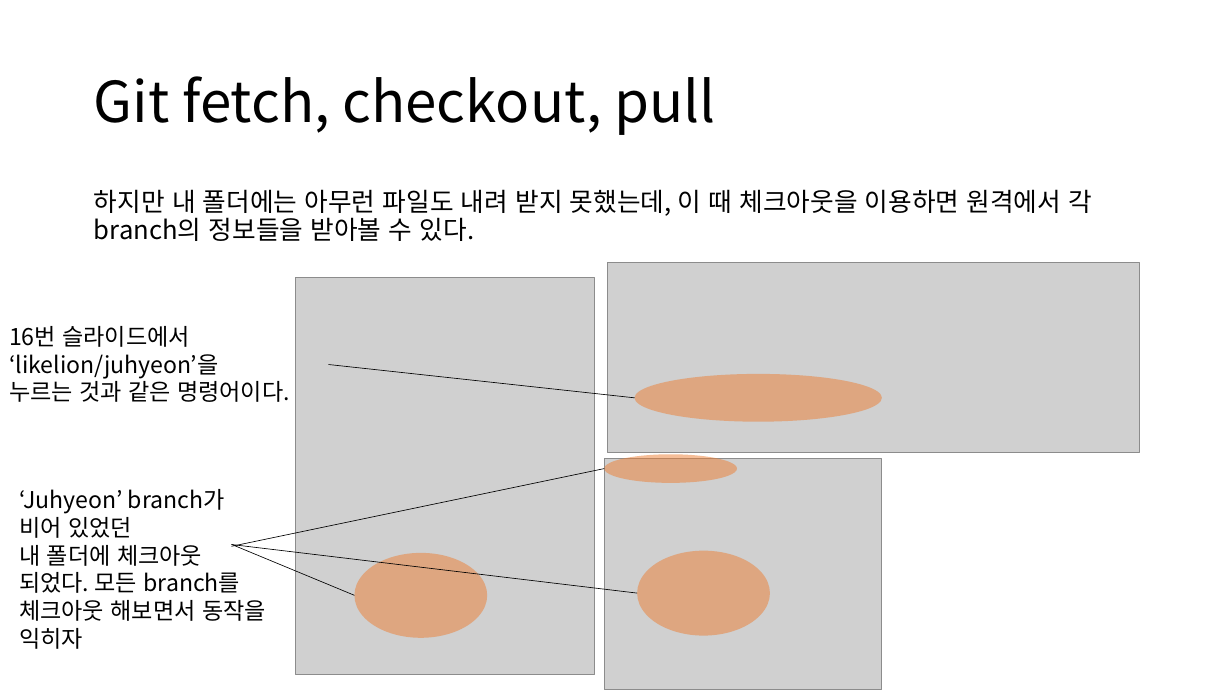
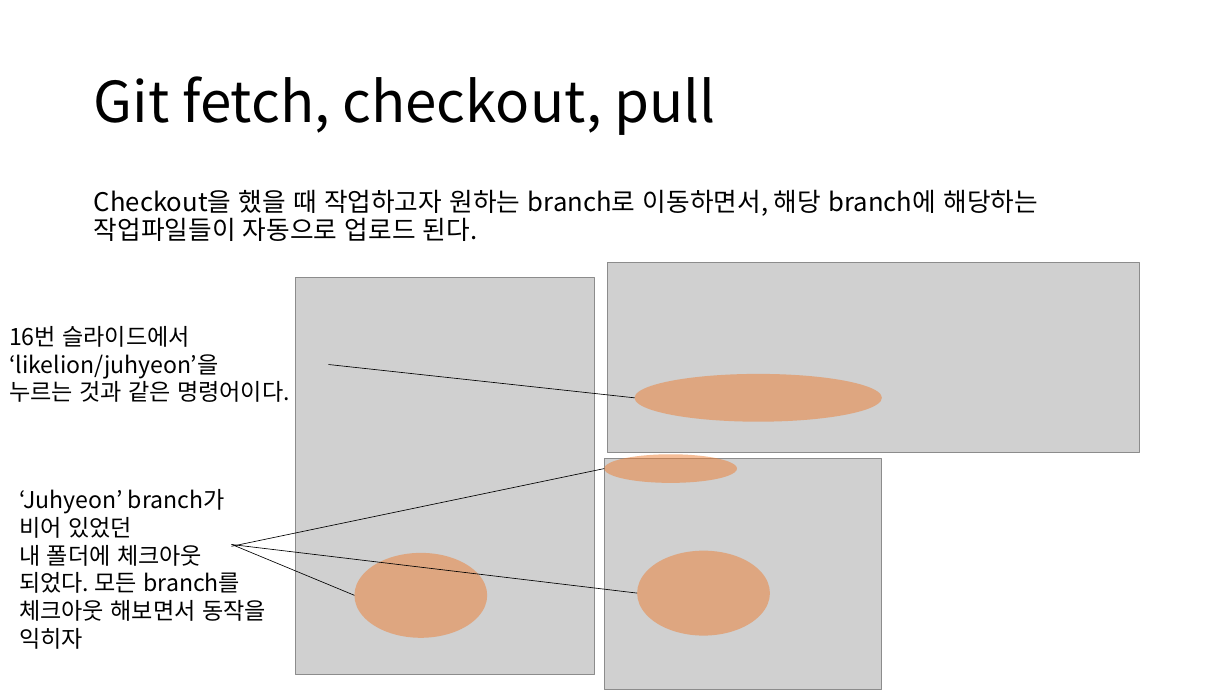
Before and after one commit to Likelion-Algorithm/AlgoStudy, a slide deck: slide 17 of 깃 사용법 정리.pptx. Drawn at 1232x693 pixels with LibreOffice and Linux fonts; fonts in the diff are those of the drawing; grey boxes stand for pictures. Boxes give left, top, right and bottom in pixels: in the first picture for what was removed or moved away, otherwise in the second. Text is boxed around its words. In the diff, an @@ line names an element or a change of style, - is before the commit and + after.

```diff
--- a/깃 사용법 정리.pptx
+++ b/깃 사용법 정리.pptx
@@ text at bbox=[94, 189, 1038, 241]: text changed @@
-하지만 내 폴더에는 아무런 파일도 내려 받지 못했는데, 이 때 체크아웃을 이용하면 원격에서 각 branch의 정보들을 받아볼 수 있다.
+Checkout을 했을 때 작업하고자 원하는 branch로 이동하면서, 해당 branch에 해당하는 작업파일들이 자동으로 업로드 된다.
```
Also in this commit, not shown: 11 other slides changed.
